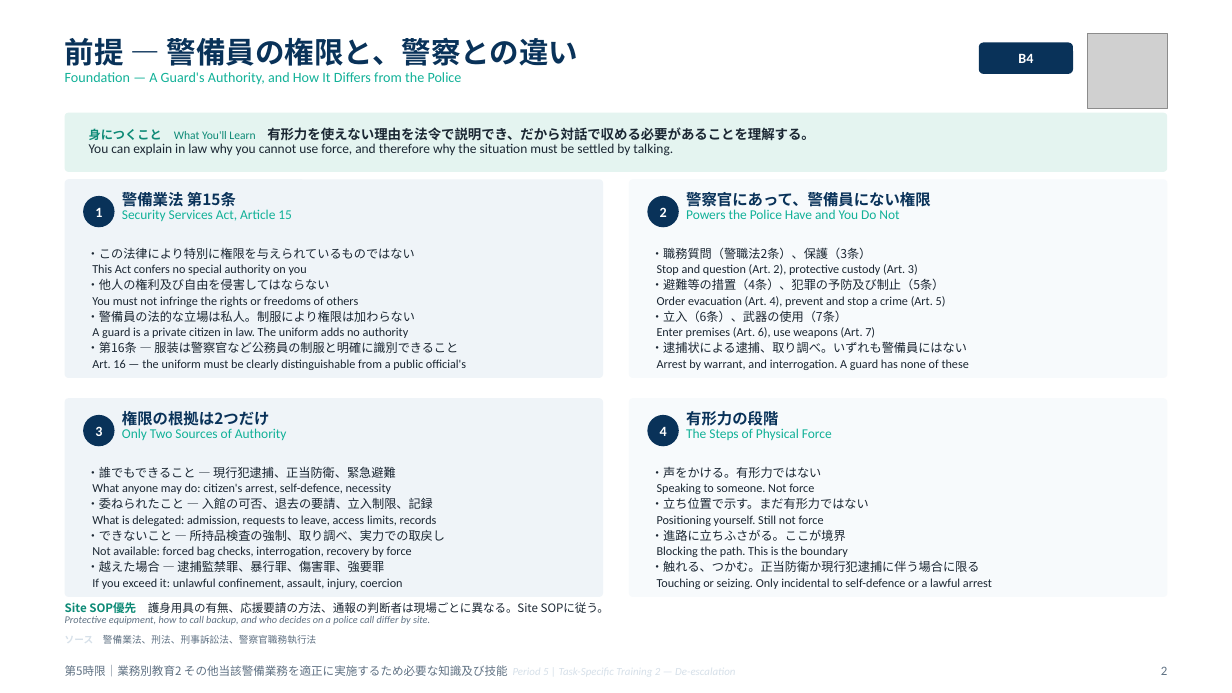
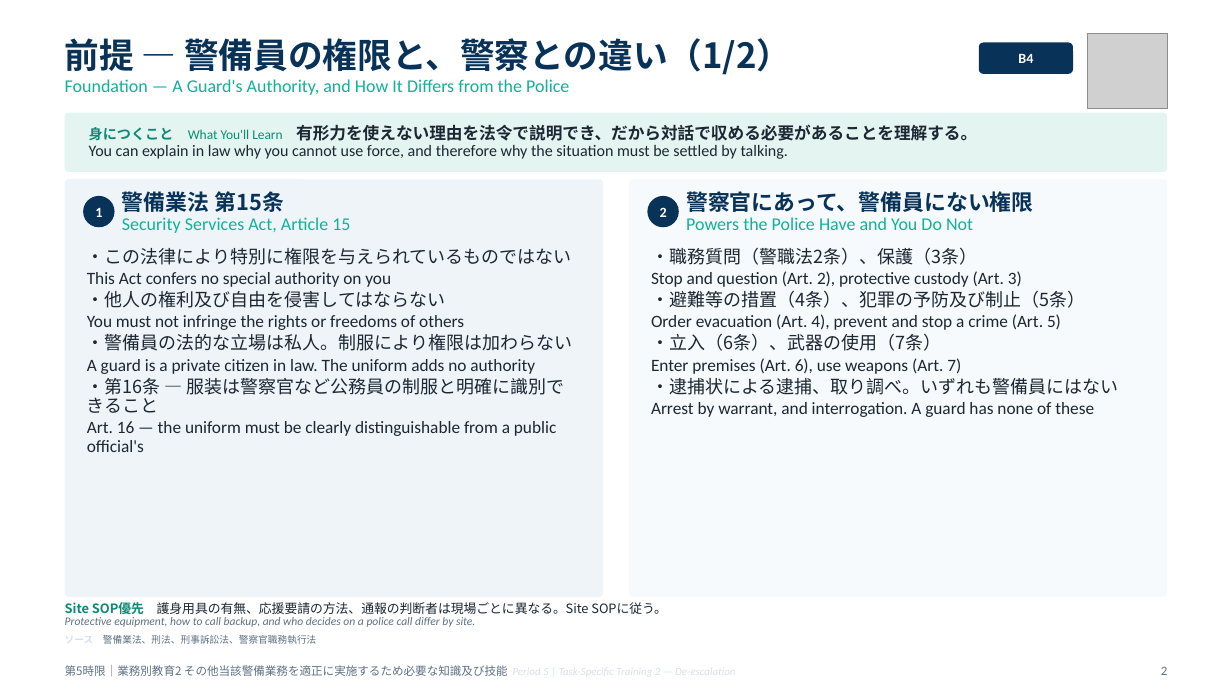
Before and after one commit to hrsmhiroshi-cpu/Training-, a slide deck: slide 2 of decks/04_5限_De-escalation.pptx. Drawn at 1232x693 pixels with LibreOffice and Linux fonts; fonts in the diff are those of the drawing; grey boxes stand for pictures. Boxes give left, top, right and bottom in pixels: in the first picture for what was removed or moved away, otherwise in the second. Text is boxed around its words. In the diff, an @@ line names an element or a change of style, - is before the commit and + after.

```diff
--- a/decks/04_5限_De-escalation.pptx
+++ b/decks/04_5限_De-escalation.pptx
@@ text at (x1=65, y1=38, x2=791, y2=75): text changed; size 23 to 27 pt @@
-前提 ― 警備員の権限と、警察との違い
+前提 ― 警備員の権限と、警察との違い（1/2）
@@ text at (x1=65, y1=79, x2=569, y2=95): size 11 to 14 pt in "Foundation — A Guard's Authority, and How ..." @@
@@ text "身につくこと What You'll Learn 有形力を使えない理由を法令で説明でき、だから対話で収める必要があること ..." at (x1=89, y1=124, x2=977, y2=159): size 9.5 to 11 pt in "身につくこと"; size 9 to 10.5 pt in "What You'll Learn"; size 10.5 to 13 pt in "有形力を使えない理由を法令で説明でき、だから対話で収める必要があることを理解する。"; size 10.5 to 12.5 pt in "You can explain in law why you ..." @@
@@ rounded rectangle resized from (x1=65, y1=179, x2=604, y2=378) to (x1=65, y1=179, x2=604, y2=597) @@
@@ rounded rectangle at (x1=65, y1=179, x2=604, y2=597): proportions changed @@
@@ rounded rectangle at (x1=629, y1=179, x2=1168, y2=597): proportions changed @@
@@ rounded rectangle resized from (x1=629, y1=179, x2=1168, y2=378) to (x1=629, y1=179, x2=1168, y2=597) @@
@@ text "警備業法 第15条" at (x1=122, y1=191, x2=350, y2=233): size 12 to 17 pt in "警備業法 第15条"; size 10.5 to 14 pt in "Security Services Act, Article 15" @@
@@ text "警察官にあって、警備員にない権限" at (x1=686, y1=191, x2=1033, y2=230): size 12 to 17 pt in "警察官にあって、警備員にない権限"; size 10.5 to 14 pt in "Powers the Police Have and You Do ..." @@
@@ text "・この法律により特別に権限を与えられているものではない" at (x1=87, y1=248, x2=573, y2=452): size 9.5 to 14 pt in "・この法律により特別に権限を与えられているものではない", "・他人の権利及び自由を侵害してはならない", "・警備員の法的な立場は私人。制服により権限は加わらない", "・第16条 ― 服装は警察官など公務員の制服と明確に識別できること"; size 9.5 to 13.5 pt in "This Act confers no special authority on ...", "You must not infringe the rights or ...", "A guard is a private citizen in ...", "Art. 16 — the uniform must be ..." @@
@@ text "・職務質問（警職法2条）、保護（3条）" at (x1=651, y1=248, x2=1118, y2=417): size 9.5 to 14 pt in "・職務質問（警職法2条）、保護（3条）", "・避難等の措置（4条）、犯罪の予防及び制止（5条）", "・立入（6条）、武器の使用（7条）", "・逮捕状による逮捕、取り調べ。いずれも警備員にはない"; size 9.5 to 13.5 pt in "Stop and question (Art. 2), protective custody ...", "Order evacuation (Art. 4), prevent and stop ...", "Enter premises (Art. 6), use weapons (Art. ...", "Arrest by warrant, and interrogation. A guard ..." @@
@@ rounded rectangle removed at (x1=65, y1=398, x2=604, y2=597) @@
@@ ellipse removed at (x1=83, y1=415, x2=115, y2=446) @@
@@ text removed at (x1=122, y1=411, x2=287, y2=440) @@
-権限の根拠は2つだけ
-Only Two Sources of Authority
@@ rounded rectangle removed at (x1=629, y1=398, x2=1168, y2=597) @@
@@ ellipse removed at (x1=648, y1=415, x2=679, y2=446) @@
@@ text removed at (x1=686, y1=411, x2=832, y2=440) @@
-有形力の段階
-The Steps of Physical Force
@@ text removed at (x1=95, y1=426, x2=102, y2=436) @@
-3
@@ text removed at (x1=660, y1=427, x2=667, y2=436) @@
-4
@@ text removed at (x1=87, y1=466, x2=445, y2=589) @@
-・誰でもできること ― 現行犯逮捕、正当防衛、緊急避難
-What anyone may do: citizen's arrest, self-defence, necessity
-・委ねられたこと ― 入館の可否、退去の要請、立入制限、記録
-What is delegated: admission, requests to leave, access limits, records
-・できないこと ― 所持品検査の強制、取り調べ、実力での取戻し
-Not available: forced bag checks, interrogation, recovery by force
-・越えた場合 ― 逮捕監禁罪、暴行罪、傷害罪、強要罪
-If you exceed it: unlawful confinement, assault, injury, coercion
@@ text removed at (x1=651, y1=467, x2=992, y2=589) @@
-・声をかける。有形力ではない
-Speaking to someone. Not force
-・立ち位置で示す。まだ有形力ではない
-Positioning yourself. Still not force
-・進路に立ちふさがる。ここが境界
-Blocking the path. This is the boundary
-・触れる、つかむ。正当防衛か現行犯逮捕に伴う場合に限る
-Touching or seizing. Only incidental to self-defence or a lawful arrest
@@ text "Site SOP優先 護身用具の有無、応援要請の方法、通報の判断者は現場ごとに異なる。Site SOPに従う。" at (x1=65, y1=602, x2=667, y2=627): size 9 to 10 pt in "Site SOP優先 護身用具の有無、応援要請の方法、通報の判断者は現場ごとに異なる。Site SOPに従う。"; size 8 to 9 pt in "Protective equipment, how to call backup, and ..." @@
```
Also in this commit, not shown: 9 other slides changed, 6 slides added, 7 other files.
